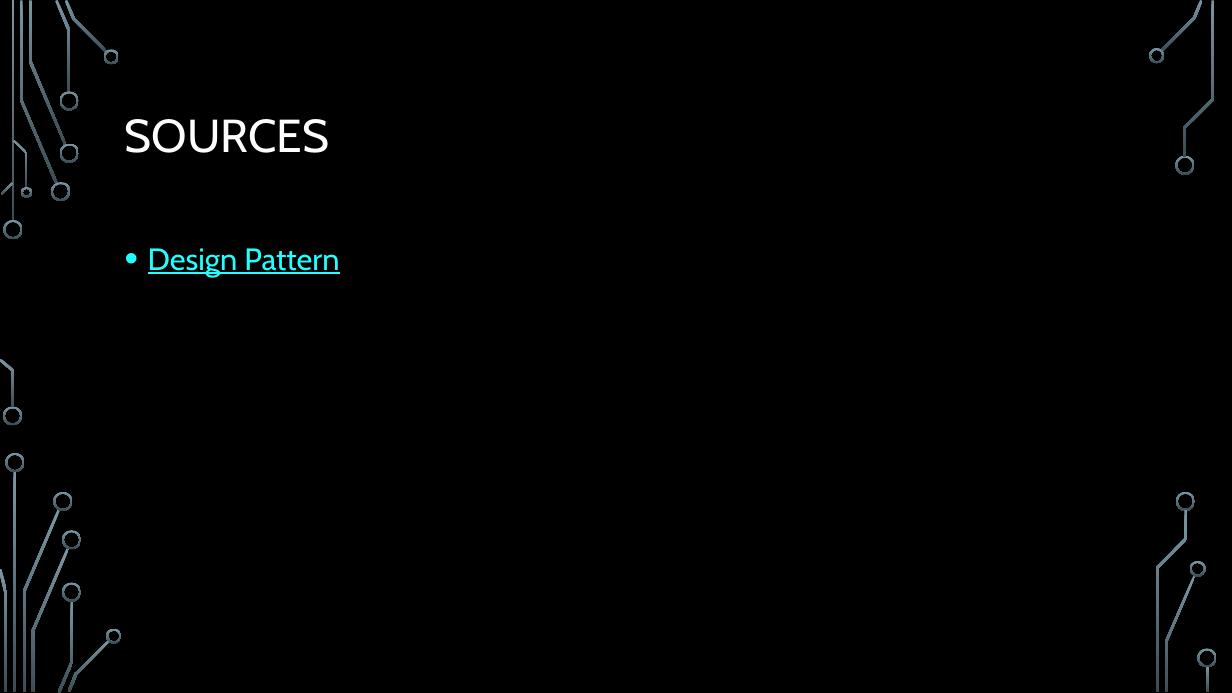
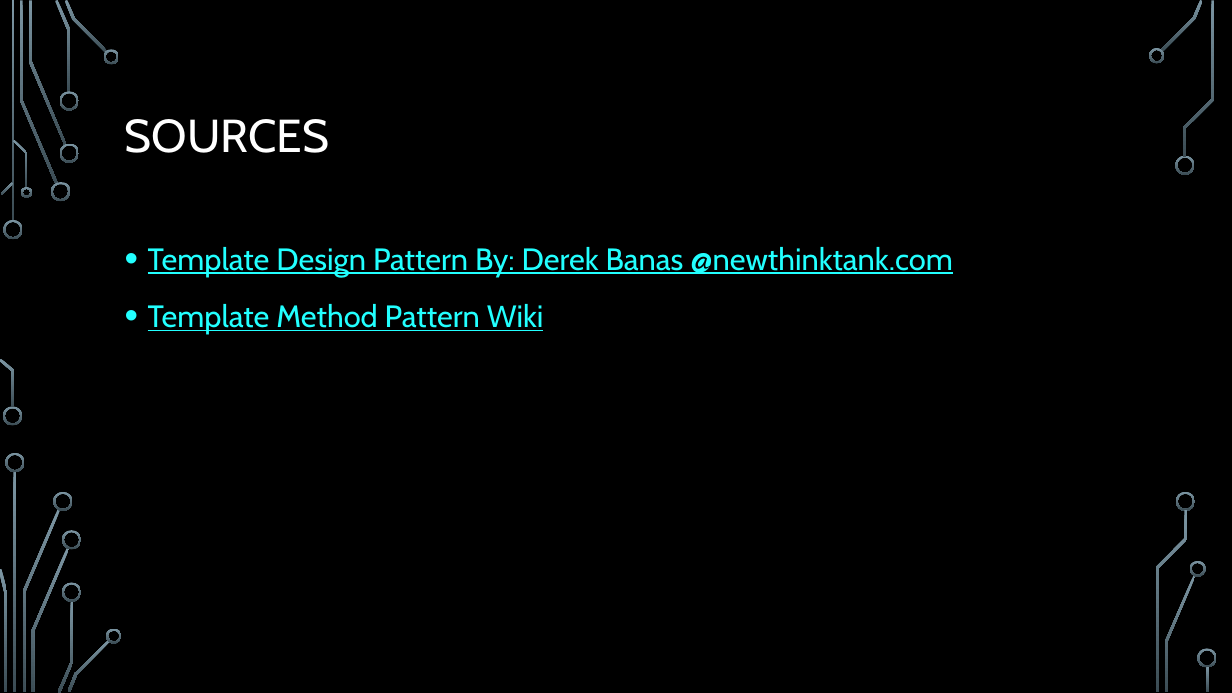
Before and after one commit to RedwanAlbadawi/CS5551_ASE, a slide deck: slide 7 of Design Patterns/Template Design Pattern.pptx. Drawn at 1232x693 pixels with LibreOffice and Linux fonts; fonts in the diff are those of the drawing; background and template pictures are left out. Boxes give left, top, right and bottom in pixels: in the first picture for what was removed or moved away, otherwise in the second. Text is boxed around its words. In the diff, an @@ line names an element or a change of style, - is before the commit and + after.

Commit message:
Template Design Pattern

```diff
--- a/Design Patterns/Template Design Pattern.pptx
+++ b/Design Patterns/Template Design Pattern.pptx
@@ text at [148, 247, 952, 334]: text changed @@
-• Design Pattern
+• Template Design Pattern By: Derek Banas @newthinktank.com
+• Template Method Pattern Wiki
```
